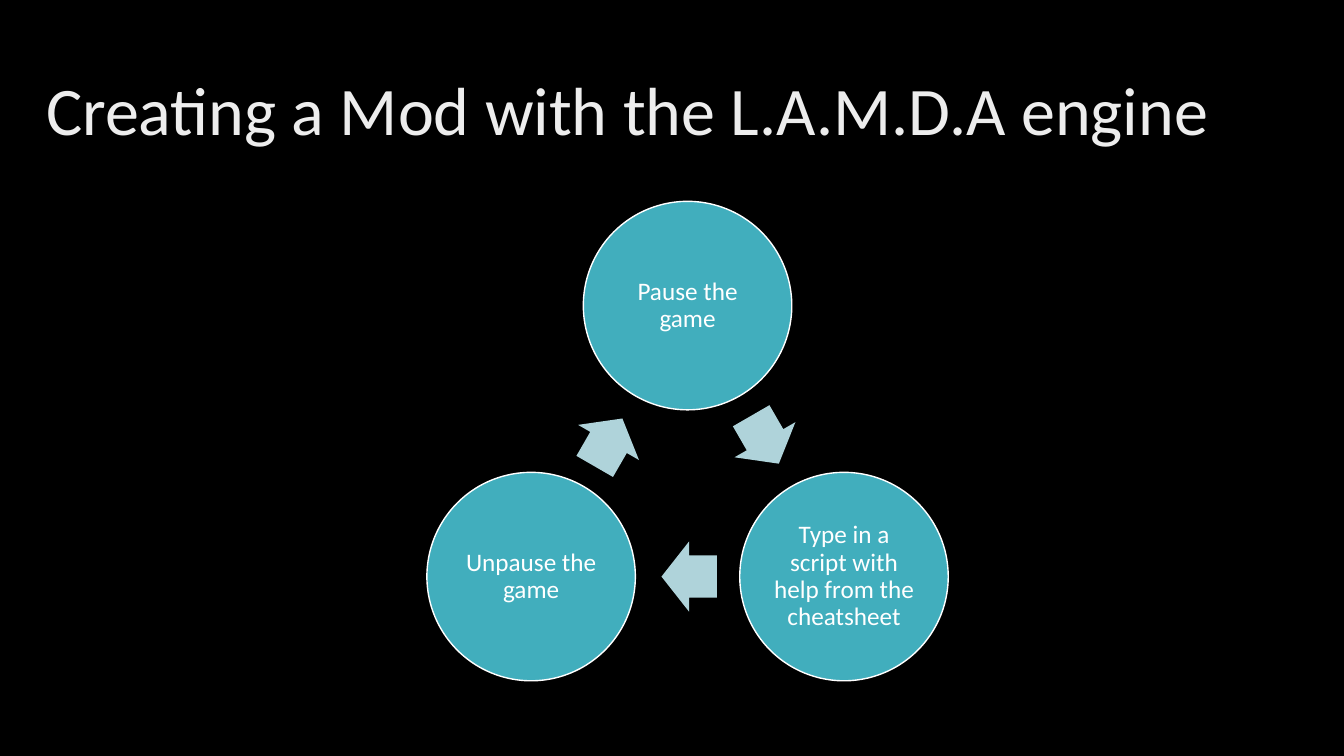
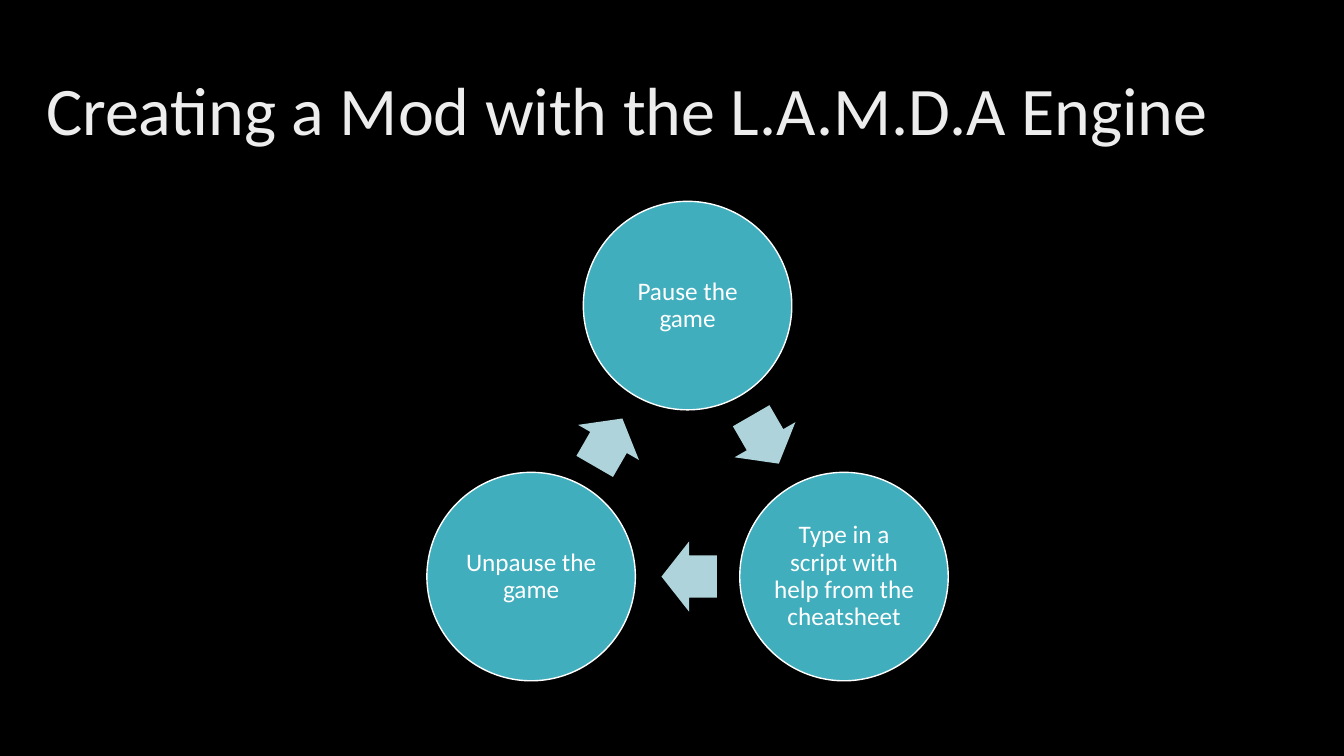
Before and after one commit to HackSlash581/LAMDAQuest, a slide deck: slide 4 of docs/LAMDAQuest.pptx. Drawn at 1344x756 pixels with LibreOffice and Linux fonts; fonts in the diff are those of the drawing; background and template pictures are left out. Boxes give left, top, right and bottom in pixels: in the first picture for what was removed or moved away, otherwise in the second. Text is boxed around its words. In the diff, an @@ line names an element or a change of style, - is before the commit and + after.

```diff
--- a/docs/LAMDAQuest.pptx
+++ b/docs/LAMDAQuest.pptx
@@ title at <box>46,87,1207,147</box>: text changed @@
-Creating a Mod with the L.A.M.D.A engine
+Creating a Mod with the L.A.M.D.A Engine
```
Also in this commit, not shown: 4 other slides changed, 3 slides added.
